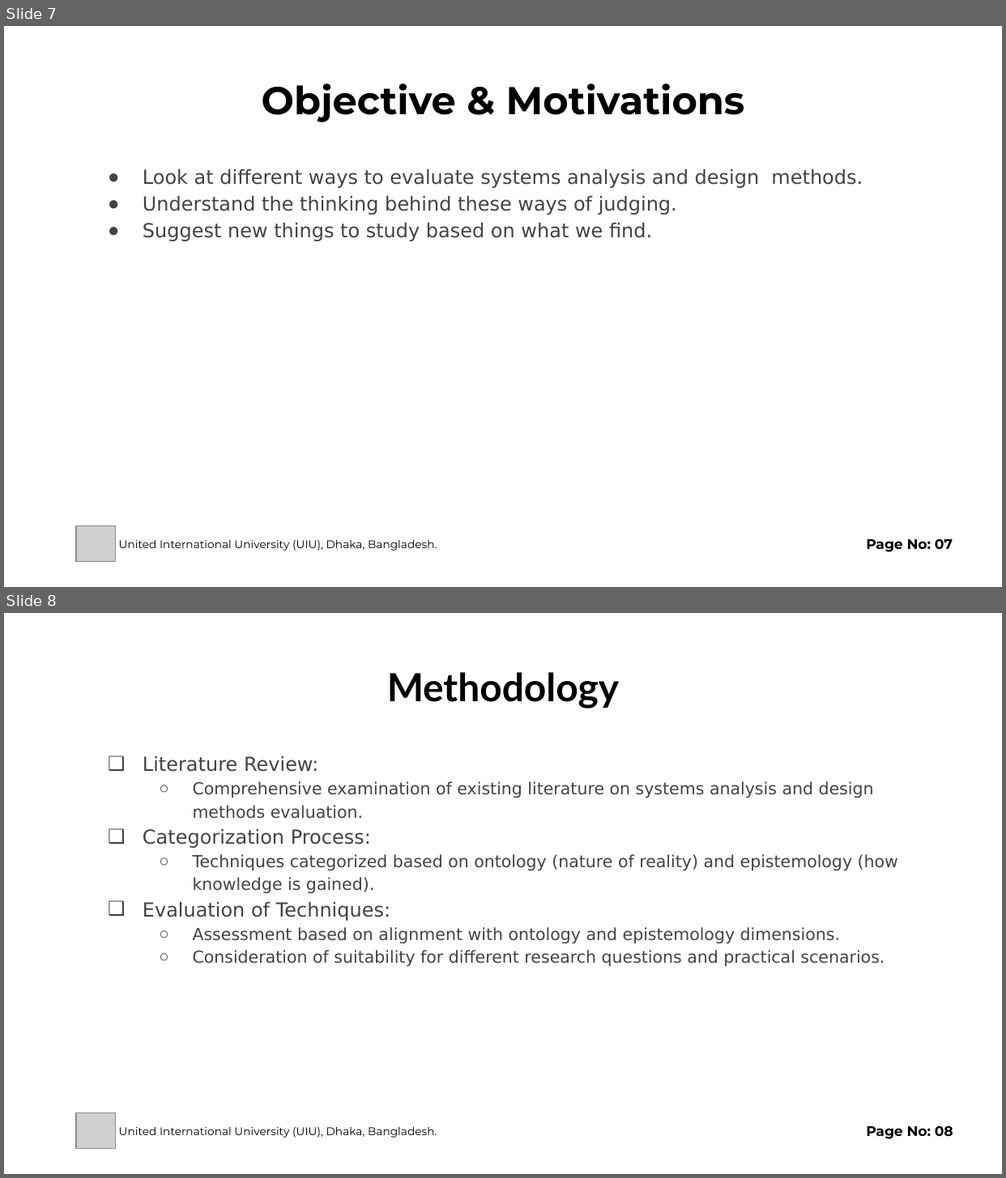
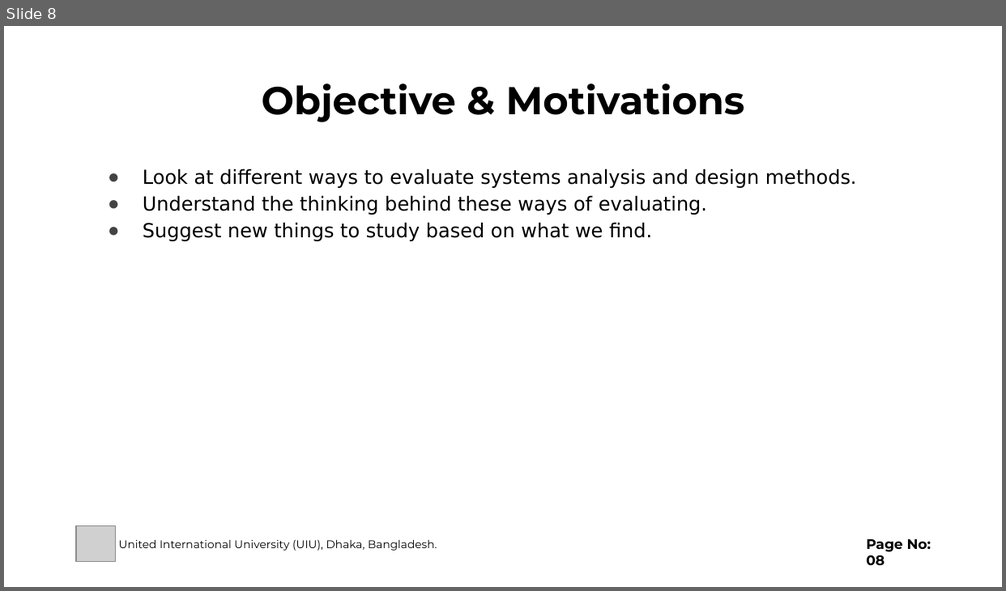
Before and after one commit to SifatNiloy/backups, a slide deck: Reacherch Paper Review.pptx. Shown one above the other, each under a label of ours: slides 7 and 8 before the commit, slide 8 after it. The pictures are 1006x1178 and 1006x591 pixels, drawn with LibreOffice and Linux fonts; fonts in the diff are those of the drawing; grey boxes stand for pictures. Boxes give left, top, right and bottom in pixels: in the first picture for what was removed or moved away, otherwise in the second. Text is boxed around its words. In the diff, an @@ line names an element or a change of style, - is before the commit and + after.

Commit message:
research paper slides

```diff
--- a/Reacherch Paper Review.pptx
+++ b/Reacherch Paper Review.pptx
@@ slide 8 removed at (4, 613, 1002, 1174), background #FFFFFF @@
@@ text removed at (387, 672, 619, 709) @@
-Methodology
@@ text removed at (143, 756, 898, 967) @@
-❑ Literature Review:
-  ○ Comprehensive examination of existing literature on systems analysis and design methods evaluation.
-❑ Categorization Process:
-  ○ Techniques categorized based on ontology (nature of reality) and epistemology (how knowledge is gained).
-❑ Evaluation of Techniques:
-  ○ Assessment based on alignment with ontology and epistemology dimensions.
-  ○ Consideration of suitability for different research questions and practical scenarios.
@@ picture removed at (76, 1113, 115, 1149) @@
@@ text removed at (119, 1127, 437, 1138) @@
-United International University (UIU), Dhaka, Bangladesh.
@@ text removed at (866, 1127, 953, 1139) @@
-Page No: 08
@@ what was slide 7 is now slide 8 @@
@@ slide 8 changed as well @@
@@ text at (143, 169, 857, 241): text colour #434343 to #000000 in "Look at different ways to evaluate systems ...", "Suggest new things to study based on ..." @@
@@ text at (143, 195, 707, 215): text changed; text colour #434343 to #000000 @@
-● Understand the thinking behind these ways of judging.
+● Understand the thinking behind these ways of evaluating.
@@ text at (866, 540, 931, 566): text changed @@
-Page No: 07
+Page No: 08
```
Also in this commit, not shown: 10 other slides changed, 3 slides added, 1 other slide removed.
